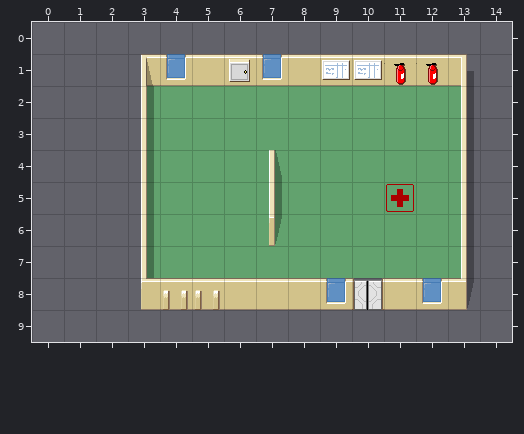
Tiled map -- data/tutorial3.tmx. The picture above was drawn from the file before the commit.
Cells are 32x32 px. Shown: x 0..14, y 0..9. The old version is drawn lined up with the new one.
The same view after the edit:
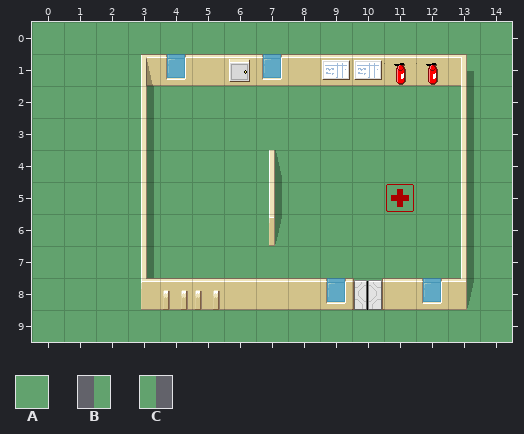
Key: from "hospital_256": A 4, B 20, C 21.
_ is an empty cell.
From old to new:
map size 24x12 -> 15x10 cells (old content now starts at 0,1; both pictures use the new coordinates)
Layer "floor":
The author changed tile B to tile A in rows 2 to 7 at x 3.
The author changed tile C to tile A in rows 2 to 7 at x 13.
Tile A now appears in row 0 at x 0 to 14; in row 1 at x 0 to 4, 7 and 13 to 14; in rows 2 to 7 at x 0 to 2 and 14; in row 8 at x 0 to 3, 9 to 10 and 12 to 14; in row 9 at x 0 to 14.
Changed places in both pictures, as pixel boxes (x1, y1, x2, y2):
changed: (32, 22, 512, 342)
